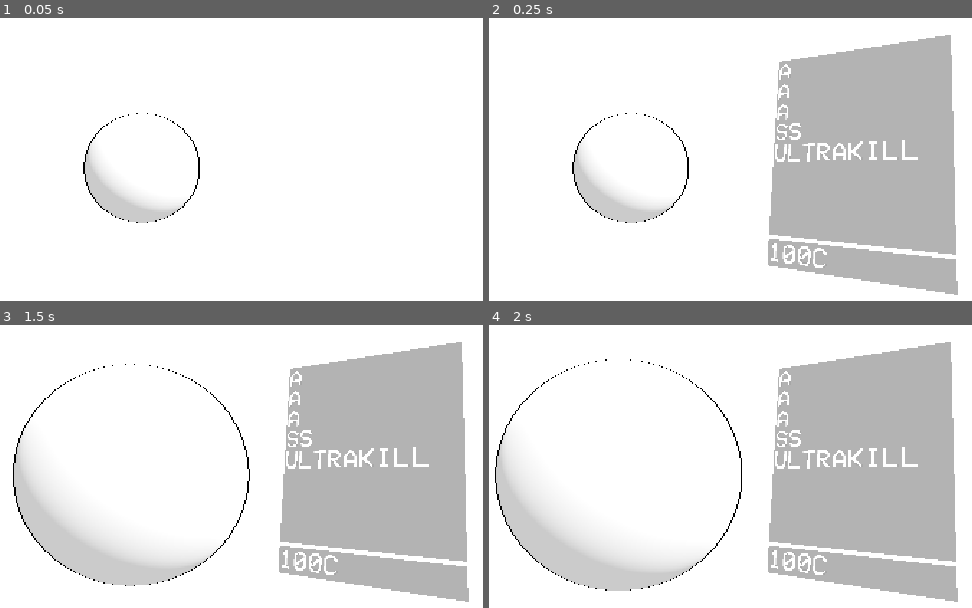
Above: before the commit, frames 1-4 (two rows, left to right).
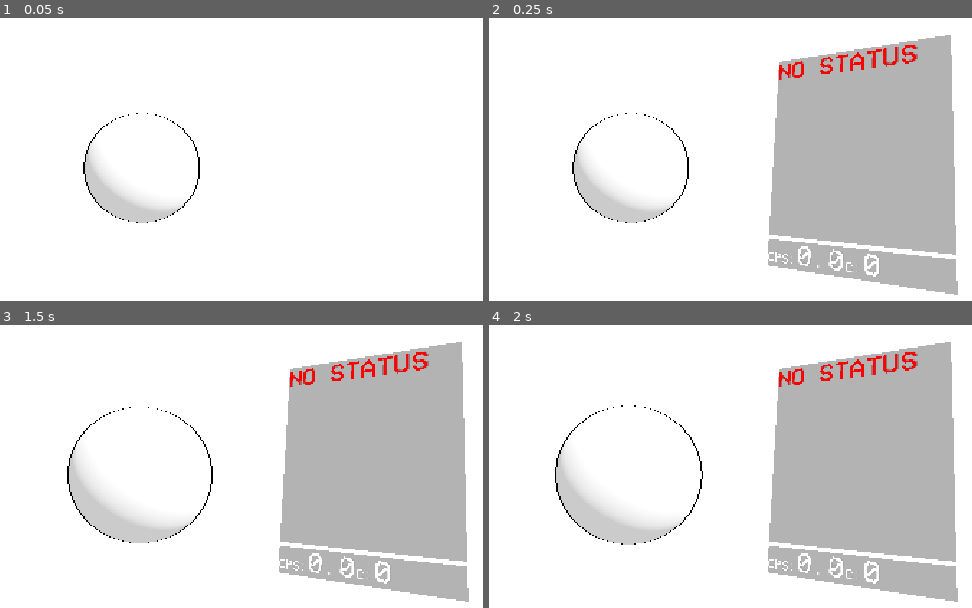
Above: after the commit, the same moments.

Repository: AnCarsenat/DopamineBounce
Game: Godot game, scene res://clicker_game.tscn
The game is run twice, just before and just after one commit, with the same random seed, the same clock (stepped at 60 frames per second) and the same inputs. This scene is started directly instead of the project's main scene.
Inputs (mouse positions are in pixels of both pictures, inside the frame that each line leads up to):
- Up to frame 1 (0.05 s): no input
- Up to frame 2 (0.25 s): no input
- Up to frame 3 (1.5 s): tap Enter at 0.5 s; move the mouse to (429, 452) at 0.52 s; hold Right (ui_right) 0.53-1.28 s; click (429, 452) at 0.67 s; tap Space at 1.25 s; move the mouse to (91, 497) at 1.27 s; hold Left (ui_left) from 1.28 s (still down)
- Up to frame 4 (2 s): keep holding Left (ui_left)

Frame 1 is identical in both runs. In frame 2, 2.1% of the frame differs, in the area x 57-89%, y 9-92%; in frame 3, 10%; in frame 4, 11%, in the area x 1-89%, y 9-94%.

Commit message:
Finally a working version of the clicker_game

Diff:
--- a/dopamine-bouce/clicker_game.gd
+++ b/dopamine-bouce/clicker_game.gd
@@ -1,28 +1,109 @@
 extends Node3D
 
+# === NODES
 @onready var clickArea = $MainBall/Area3D
 @onready var mainSphere = $MainBall
-
 @onready var sceneCamera = $Camera3D
 @onready var cameraShake = $Camera3D/CameraShake
+@onready var infohudControl = $"Info hud/SubViewport/InfohudControl"
 
+@onready var cpsTimer = $"CalculateTps"
+
+# work vars (make things work)
 var mouseIsInside = false
+
+# vars (game logic)
+var totalClicks = 0
+var cpsClicks = 0.0
+var cps = 0.0
+
 
 # Called when the node enters the scene tree for the first time.
 func _ready() -> void:
-	pass # Replace with function body.
+	cpsTimer.timeout.connect(_calculate_cps)
 
-# Parameters
-const mainSphere_ScaleIn = Vector3(2,2,2)
+# === PARAMS
+# Parameters for screenshake
+const mainSphere_Scale_amnt = 1.25
+const mainSphere_ScaleIn = Vector3(mainSphere_Scale_amnt,mainSphere_Scale_amnt,mainSphere_Scale_amnt)
 const mainSphere_ScaleOut = Vector3(1,1,1)
 const mainSphere_ScaleSpeed = 12.0 # higher = snappier
+
+
 # Called every frame. 'delta' is the elapsed time since the previous frame.
 func _process(_delta: float) -> void:
 
+	# Grow sphere when clicked
 	var target := mainSphere_ScaleIn if mouseIsInside else mainSphere_ScaleOut
 	mainSphere.scale = mainSphere.scale.lerp(target, 1.0 - exp(-mainSphere_ScaleSpeed * _delta))
 
+	# Cps is calculated outside
+	#print(cps)
+	#print(totalClicks)
 
+	# Display cps
+	update_info_hud()
+
+
+class CPSGraph:
+	# Colors (generated with claude)
+	static var colors = {
+		"L":     "#6E6E6E",  # dull gray
+		"D":     "#0094FF",  # Destructive - blue
+		"C":     "#4CFF00",  # Chaotic - green
+		"B":     "#FFD800",  # Brutal - yellow
+		"A":     "#FF6A00",  # Anarchic - orange
+		"A+":    "#FF8C26",  # brighter orange
+		"ULTRA": "#FFC800",  # ULTRAKILL gold
+		"S":     "#FF0000",  # Supreme - red
+		"S+":    "#FF2A2A",
+		"SS":    "#FF0000",  # SSadistic - red
+		"SS+":   "#FF2A2A",
+	}
+
+	static var messages = {0:"L",2:"D",3:"C",4:"B",5:"A",6:"A+",7:"ULTRA",8:"S",9:"S+",10:"SS",11:"SS+",12:"GODLY"}
+
+
+	static func get_rank(cps: int) -> String:
+		var best := 0
+		for k in CPSGraph.messages:
+			if cps >= k and k > best:
+				best = k
+		var rank: String = messages[best]
+		if rank == "GODLY":
+			return "[rainbow freq=0.5 sat=0.9 val=1.0][wave amp=30 freq=6]GODLY[/wave][/rainbow]"
+		return "[color=%s]%s[/color]" % [colors[rank], rank]
+
+# == LOGIC FUNCS HERE
+func _on_clicked() -> void:
+	print("clicked")
+	totalClicks += 1
+	cpsClicks += 1
+	shake_camera(0.0, 0.2, 0.3, 0.6)
+
+
+
+
+
+# === HELPER FUNCS HERE
+func shake_camera( easein:float,easout:float, duration:float, shake_amnt:float) -> void:
+	cameraShake.shake(shake_amnt, duration, 20.0, Vector2.ZERO, easein, easout)
+
+func update_info_hud()->void:
+	var infotext = "[font_size=32]CPS:[/font_size]{0}[font_size=32]C:[/font_size]{1}".format([cps,totalClicks])
+	infohudControl.set_info(infotext)
+
+func add_status_info_hud()->void:
+	var level = CPSGraph.get_rank(cps)
+	infohudControl.addline(level)
+
+
+func _calculate_cps() -> void:
+	cps = cpsClicks / cpsTimer.wait_time
+	cpsClicks = 0
+	add_status_info_hud()
+
+# === SIGNALS HERE
 func _on_area_3d_mouse_entered() -> void:
 	mouseIsInside = true
 
@@ -32,10 +113,3 @@
 func _on_area_3d_input_event(_camera: Node, event: InputEvent, _event_position: Vector3, _normal: Vector3, _shape_idx: int) -> void:
 	if event is InputEventMouseButton and event.button_index == MOUSE_BUTTON_LEFT and event.pressed:
 		_on_clicked()
-
-func _on_clicked() -> void:
-	print("clicked")
-	shake_camera(0.0, 0.2, 0.3, 0.6)
-
-func shake_camera( easein:float,easout:float, duration:float, shake_amnt:float) -> void:
-	cameraShake.shake(shake_amnt, duration, 20.0, Vector2.ZERO, easein, easout)
--- a/dopamine-bouce/clicker_game.tscn
+++ b/dopamine-bouce/clicker_game.tscn
@@ -104,23 +104,26 @@
 offset_bottom = 297.0
 theme_override_fonts/normal_font = ExtResource("4_3ob8g")
 theme_override_font_sizes/normal_font_size = 64
-text = "A
-A
-A
-SS
-ULTRAKILL"
+bbcode_enabled = true
+text = "[color=red]NO STATUS[/color]"
 
 [node name="Info" type="RichTextLabel" parent="Info hud/SubViewport/Control" unique_id=799212461]
 layout_mode = 0
 offset_top = 485.0
-offset_right = 150.0
-offset_bottom = 542.0
+offset_right = 400.0
+offset_bottom = 552.0
 theme_override_fonts/normal_font = ExtResource("4_3ob8g")
 theme_override_font_sizes/normal_font_size = 64
-text = "100C"
+bbcode_enabled = true
+text = "[color=red][font_size=45]NOT INITIALIZED[/font_size][/color]"
+autowrap_mode = 0
 
-[node name="InfohudControl" type="Node" parent="Info hud" unique_id=52065957]
+[node name="InfohudControl" type="Node" parent="Info hud/SubViewport" unique_id=52065957]
 script = ExtResource("5_yqv28")
+
+[node name="CalculateTps" type="Timer" parent="." unique_id=1427894935]
+wait_time = 2.0
+autostart = true
 
 [connection signal="input_event" from="MainBall/Area3D" to="." method="_on_area_3d_input_event"]
 [connection signal="mouse_entered" from="MainBall/Area3D" to="." method="_on_area_3d_mouse_entered"]
--- a/dopamine-bouce/info_hud.gd
+++ /dev/null
@@ -1,18 +0,0 @@
-extends Sprite3D
-
-@export var maxLineCount = 10
-
-@onready var display_lines: = Array()
-
-var lines = Array()
-# Called when the node enters the scene tree for the first time.
-func _ready() -> void:
-	pass # Replace with function body.
-
-
-# Called every frame. 'delta' is the elapsed time since the previous frame.
-func _process(delta: float) -> void:
-	pass
-
-func add_line():
-	pass
--- a/dopamine-bouce/infohud_control.gd
+++ b/dopamine-bouce/infohud_control.gd
@@ -1,15 +1,62 @@
-class_name Infohudcontrol
+class_name InfohudControl
 extends Node
 
-@onready var infohud = self.get_parent()
+@onready var subviewport:SubViewport = self.get_parent()
+@onready var control:Control = subviewport.find_child("Control")
+@onready var feed:RichTextLabel = control.find_child("Feed")
+@onready var info:RichTextLabel = control.find_child("Info")
+
+@export var maxLineCount = 10
+
+@export var lineLife = 3000 # ms
+
+var lines = []
+
+# Called every frame. 'delta' is the elapsed time since the previous frame.
+func _process(_delta: float) -> void:
+	_clear_old_lines()
 
 
 
-# Called when the node enters the scene tree for the first time.
-func _ready() -> void:
-	pass # Replace with function body.
+func _clear_old_lines()->void:
+	var current = Time.get_ticks_msec()
+	var keep = []
+	for line in lines:
+		if line[1] > current:
+			keep.append(line)
+	if keep.size() != lines.size():
+		lines = keep
+		_render_feed()
 
 
-# Called every frame. 'delta' is the elapsed time since the previous frame.
-func _process(delta: float) -> void:
-	pass
+class RTLColors:
+	const RED     := "#FF0000"
+	const GREEN   := "#00FF00"
+	const BLUE    := "#0000FF"
+	const YELLOW  := "#FFFF00"
+	const CYAN    := "#00FFFF"
+	const MAGENTA := "#FF00FF"
+	const ORANGE  := "#FFA500"
+	const PURPLE  := "#800080"
+	const WHITE   := "#FFFFFF"
+	const BLACK   := "#000000"
+	const GRAY    := "#808080"
+
+static func wrap(text: String, color: String) -> String:
+	return "[color=%s]%s[/color]" % [color, text]
+
+func set_info(infotext:String)->void:
+	info.text = infotext
+
+func addline(line:String)->void:
+	if lines.size() >= maxLineCount:
+		lines.remove_at(0)
+	lines.append([line, Time.get_ticks_msec() + lineLife])
+	_render_feed()
+
+func _render_feed()->void:
+	feed.clear()
+	for i in lines.size():
+		if i > 0:
+			feed.newline()
+		feed.append_text(lines[i][0])
Not shown, removed: dopamine-bouce/info_hud.gd.uid
